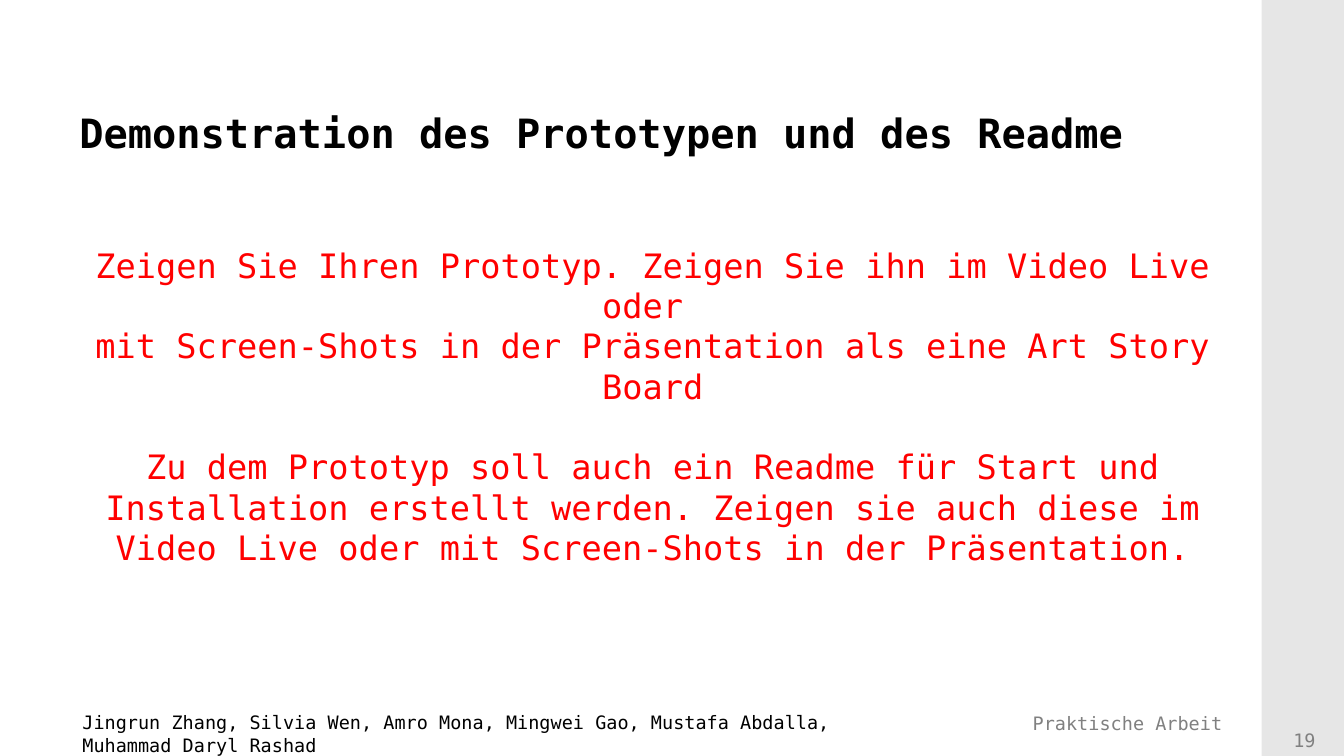
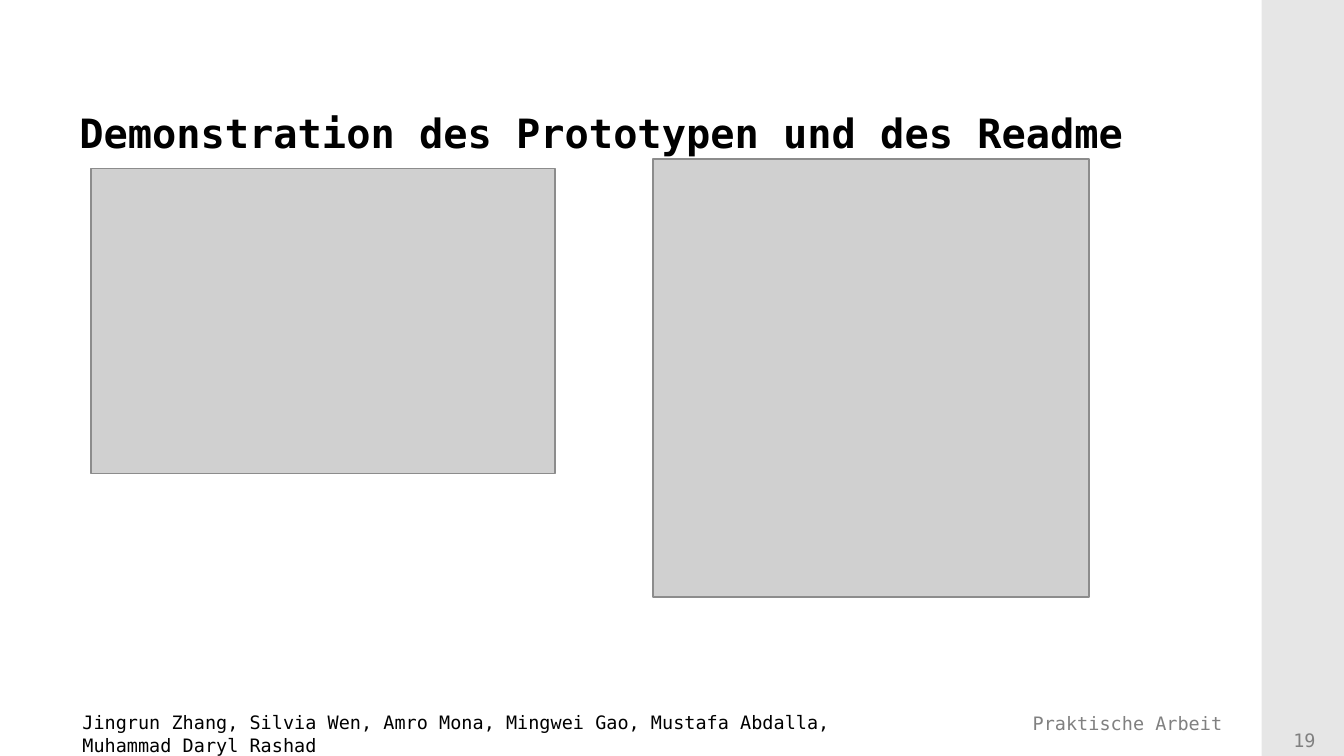
Before and after one commit to Mufasaxi/SimpleBank, a slide deck: slide 19 of prototype/Praesentation_Vorlage_OOP_2023_2_OOP.pptx. Drawn at 1344x756 pixels with LibreOffice and Linux fonts; fonts in the diff are those of the drawing; grey boxes stand for pictures; background and template pictures are left out. Boxes give left, top, right and bottom in pixels: in the first picture for what was removed or moved away, otherwise in the second. Text is boxed around its words. In the diff, an @@ line names an element or a change of style, - is before the commit and + after.

```diff
--- a/prototype/Praesentation_Vorlage_OOP_2023_2_OOP.pptx
+++ b/prototype/Praesentation_Vorlage_OOP_2023_2_OOP.pptx
@@ picture added at bbox=[91, 168, 555, 473] @@
@@ picture added at bbox=[653, 158, 1089, 596] @@
@@ text removed at bbox=[95, 252, 1210, 561] @@
-Zeigen Sie Ihren Prototyp. Zeigen Sie ihn im Video Live oder
-mit Screen-Shots in der Präsentation als eine Art Story Board
-Zu dem Prototyp soll auch ein Readme für Start und Installation erstellt werden. Zeigen sie auch diese im Video Live oder mit Screen-Shots in der Präsentation.
```
Also in this commit, not shown: 8 other slides changed, 2 slides added, 10 other files.
